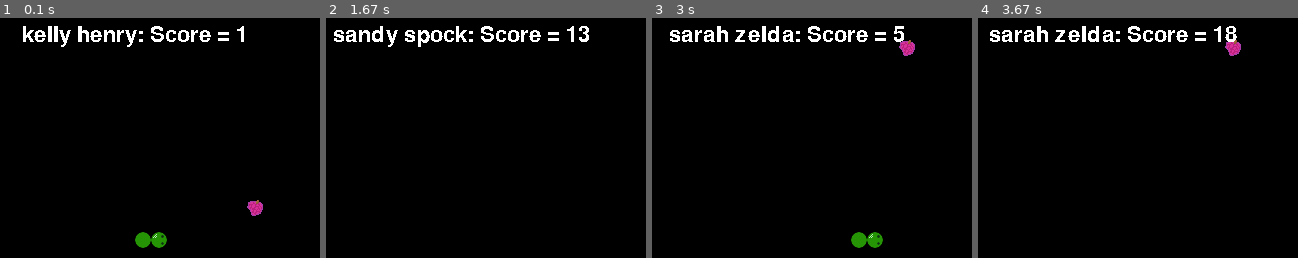
Above: before the commit, frames 1-4 (left to right).
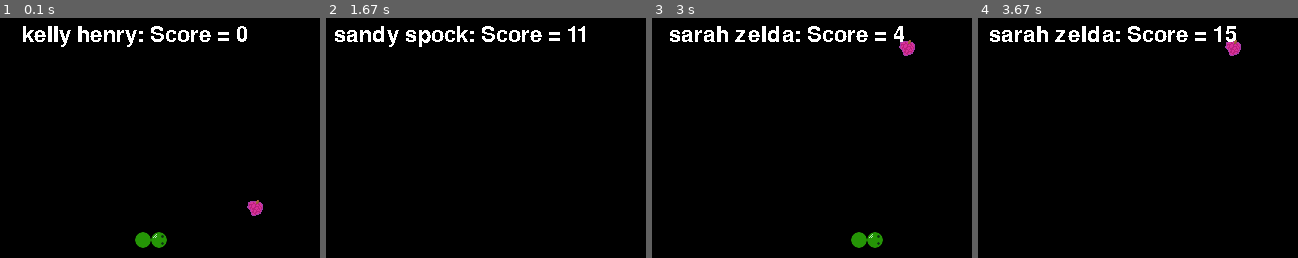
Above: after the commit, the same moments.

Repository: kmarsh729/PythonGamePlayground
Game: pygame game, started from PyGame/Snake/ai_snake.py
Two runs of this game, one before a commit and one after it. Both use one fixed random seed, a clock stepped at 60 frames per second and the inputs below.
Inputs:
- Up to frame 1 (0.1 s): no input
- Up to frame 2 (1.67 s): no input
- Up to frame 3 (3 s): no input
- Up to frame 4 (3.67 s): no input
The pictures show only the part of the screen within x 29-79%, y 5-55%; the shares and areas given below are measured in that part.

The runs differ from the first frame. In frame 1, 0.1% of the frame differs, in the area x 74-78%, y 3-10%; in frame 2, 1.0%, in the area x 2-83%, y 3-13%; in frame 3, 0.1%; in frame 4, less than 0.1%.

Commit message:
Minor tweaks to training.  Gotta get snakes out of their rut.

Diff:
--- a/PyGame/Snake/ai_snake.py
+++ b/PyGame/Snake/ai_snake.py
@@ -6,40 +6,45 @@
 from pygame.locals import *
 from scipy.special import *
 
+# Setup basic variables needed for the population.
+def sigmoid(x):
+    return 1 / (1 + np.exp(-x))
+
 pygame.init()
 fpsClock = pygame.time.Clock()
 
 gameSurface = pygame.display.set_mode((640, 480))
 font = pygame.font.Font(None, 32)
 currentGeneration = 1
-popSize = 100
-currentPopulation = -1
-points_from_berry = 50
-points_from_moving = 1
+popSize = 100 # Number of specimens per generation
+currentPopulation = -1 # Stupid counting thing requires we start at -1
+points_from_berry = sigmoid(0.1*currentGeneration-2) #Number of points we get for eating a berry, increases over time
+points_from_moving = 1-sigmoid(0.1*currentGeneration-2) #Number of points we get for avoiding walls, decreases over time
 
 
 ##########
 # The NN #
 ##########
 
-def sigmoid(x):
-    return 1 / (1 + np.exp(-x))
-
+
+# One line ReLu activation function.
 def ReLu(x):
     return np.max(0,x)
 
+# Function to load map and names
 def loadFile(fileName):
     f = open(fileName, 'r')
     content = f.readlines()
     f.close()
     return content
 
-
+# Load names for snakes
 names = loadFile('names.txt')
 for i in range(len(names)):
     names[i] = names[i].replace('\n', '')
 
 
+# Function to create new names from old ones
 def mutateNames(name1, name2):
     new_name = ''
     for i in range(len(name1)):
@@ -61,6 +66,8 @@
         self.input_nodes = np.array(self.num_inputs_nodes).reshape(-1, 1)
         self.hidden_nodes = np.array(self.num_hidden_nodes).reshape(-1, 1)
         self.output_nodes = np.array(self.num_output_nodes).reshape(-1, 1)
+
+        # Make sure if we're given weights that the user isn't a complete nitwit.
         if len(weights) != 0 and len(weights) != self.num_weights:
             sys.stderr("Weights given to the snake\'s NN aren't the right length.  Brain surgery isn't for you.")
             random_weights = np.random.randn(self.num_weights)
@@ -71,8 +78,7 @@
             random_weights = np.random.randn(self.num_weights)
             self.weights = np.array(random_weights)
 
-        # print(self.weights)
-
+        # Parse out weights into matrices
         self.input_to_hidden = self.weights[:self.num_inputs_nodes * self.num_hidden_nodes].reshape(
             self.num_hidden_nodes, self.num_inputs_nodes)
 
@@ -80,6 +86,7 @@
             self.num_output_nodes, self.num_hidden_nodes)
 
     def fire(self, input_list):
+        # Make sure the inputs we're given match how many inputs we expect
         if len(input_list) != self.num_inputs_nodes:
             sys.stderr("Input dimension mismatch.  Can't fire things.")
             return
@@ -93,6 +100,7 @@
     def getBestDirection(self):
         return self.output_nodes.argmax()
 
+    # A long and tedious function to process location data for the snake
     def preprocessInputs(self, direction, head_x, head_y, food_r, food_l, food_u, food_d, body_r, body_l, body_u,
                          body_d):
         # Input Node Guide (All these should be normalized):
@@ -122,6 +130,7 @@
             return [1 - head_y / 30, head_x / 40, 1 - head_x / 40, body_d / 30, body_l / 40, body_r / 40, food_d / 30,
                     food_l / 40, food_r / 40]
 
+# Allow snakes to initiate coitus, to make sweet sweet love, to get their funk on, do it like they do on Discovery channel
 def mateSnakes(snake1,snake2, mutationRate):
     weights1 = snake1.weights
     weights2 = snake2.weights
@@ -136,7 +145,7 @@
             else:
                 new_weights.append(weights2[i])
 
-    return SnakeNN(weights = new_weights, name = mutateNames(snake1.name,snake2.name))
+    return SnakeNN(weights = new_weights, name = mutateNames(snake1.name, snake2.name))
 
 ##########################
 # Data Container Classes #
@@ -302,7 +311,7 @@
     pygame.display.set_caption(
         'Generation ' + str(currentGeneration) + ' - Current Specimen ' + str(currentPopulation + 1) + '/' + str(
             popSize))
-    info = text.format(gamedata.snakey.name, gamedata.berrycount)
+    info = text.format(gamedata.snakey.name, int(gamedata.berrycount))
     text = font.render(info, 0, (255, 255, 255))
     textpos = text.get_rect(centerx=surface.get_width() / 2, top=32)
     surface.blit(text, textpos)
@@ -467,6 +476,10 @@
         data = None
         if currentPopulation == popSize - 1:
             print('reached end of population, resetting')
+
+            points_from_berry = sigmoid(0.1*currentGeneration-2)
+            points_from_moving = 1-sigmoid(0.1*currentGeneration-2)
+
             currentPopulation = 0
             currentGeneration += 1
 
@@ -477,7 +490,7 @@
             for g in gds:
                 if g.berrycount > maxberries:
                     maxberries = g.berrycount
-            print(maxberries)
+            print("%.2f"%maxberries)
             for g in gds:
                 if g.berrycount >= 0.5*maxberries:
                     strong.append(g)
@@ -486,7 +499,8 @@
             if len(strong) < 0.10*popSize:
                 print("Only %d worthy specimens, we need to add some more."%len(strong))
                 while len(strong) < 0.10*popSize:
-                    strong.append(np.random.choice(gds))
+                    strong.append(GameData(SnakeNN(
+            name=names[np.random.randint(0, len(names))] + ' ' + names[np.random.randint(0, len(names))])))
             else:
                 print("%d worthy specimens, now to make tons of snakelets." % len(strong))
 
--- a/PyGame/Snake/names.txt
+++ b/PyGame/Snake/names.txt
@@ -44,3 +44,14 @@
 teddy
 sandy
 danny
+issac
+dylan
+gauss
+euler
+geoff
+carla
+colin
+monte
+kevin
+woody
+tommy
